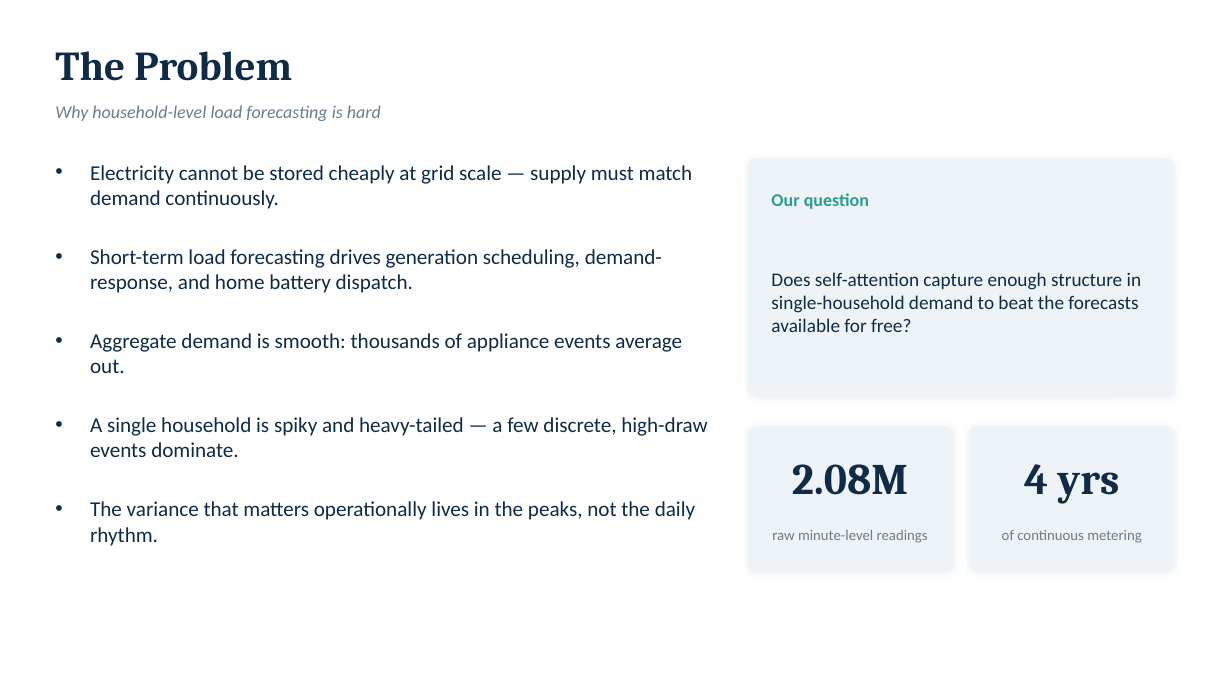
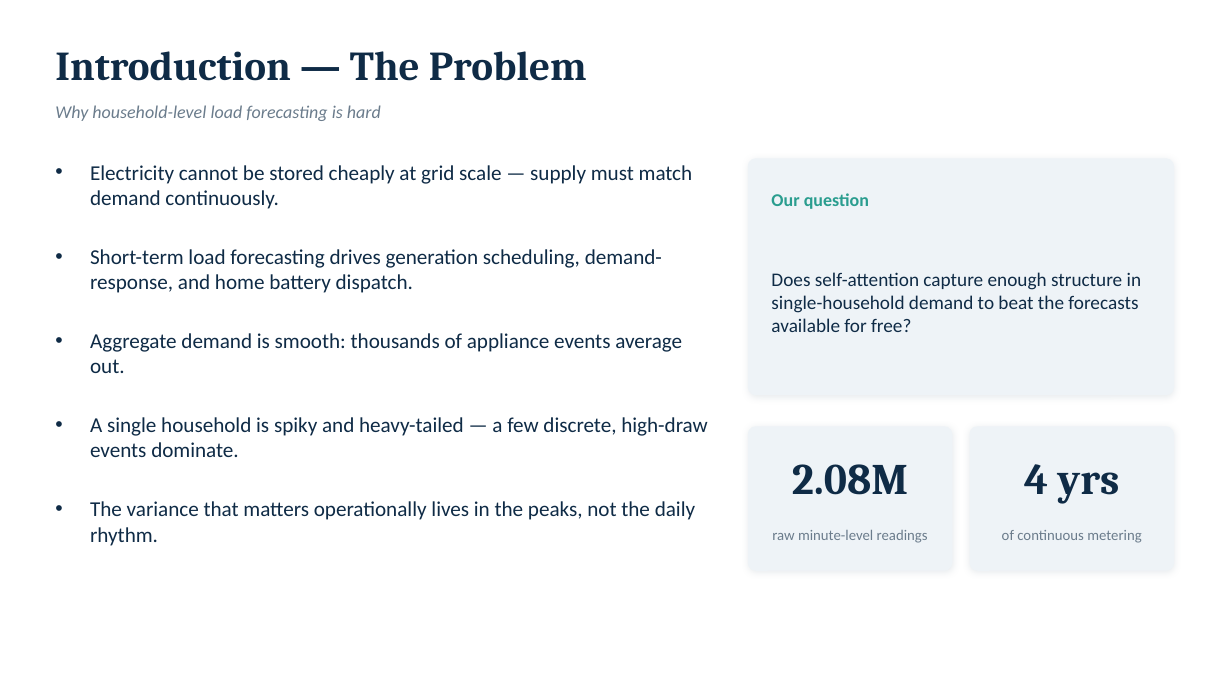
Before and after one commit to Ciaracam/612-Group-Project, a slide deck: slide 2 of presentation/MSML612_final_presentation.pptx. Drawn at 1232x693 pixels with LibreOffice and Linux fonts; fonts in the diff are those of the drawing. Boxes give left, top, right and bottom in pixels: in the first picture for what was removed or moved away, otherwise in the second. Text is boxed around its words. In the diff, an @@ line names an element or a change of style, - is before the commit and + after.

```diff
--- a/presentation/MSML612_final_presentation.pptx
+++ b/presentation/MSML612_final_presentation.pptx
@@ text at box(55, 51, 587, 81): text changed @@
-The Problem
+Introduction — The Problem
```
Also in this commit, not shown: 2 other slides changed, 1 other file.
